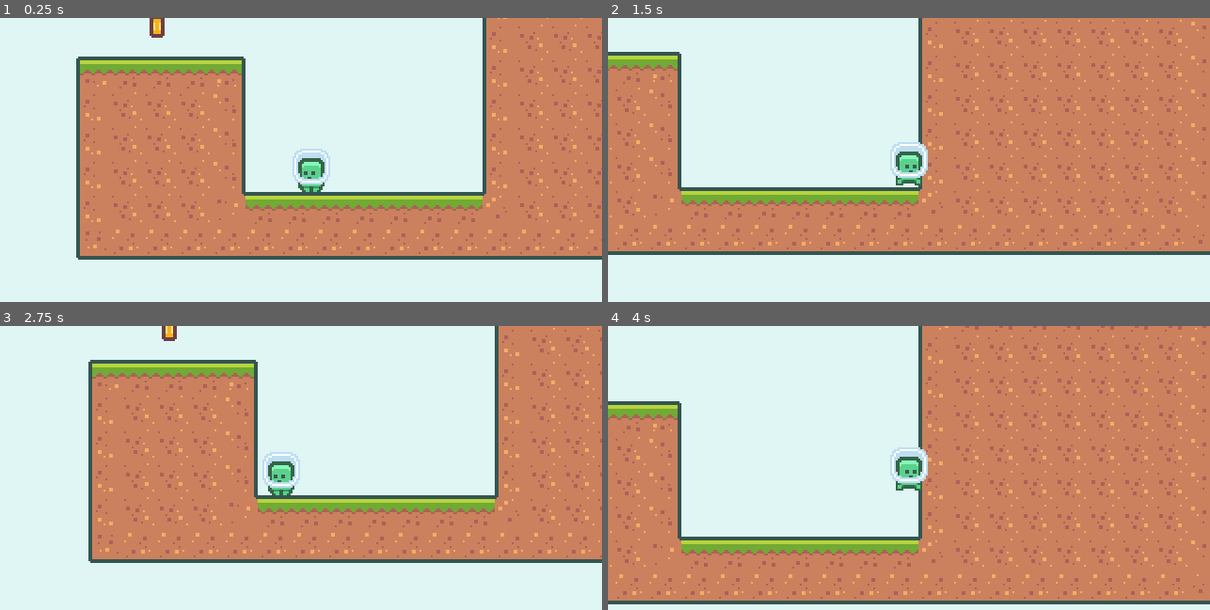
Above: before the commit, frames 1-4 (two rows, left to right).
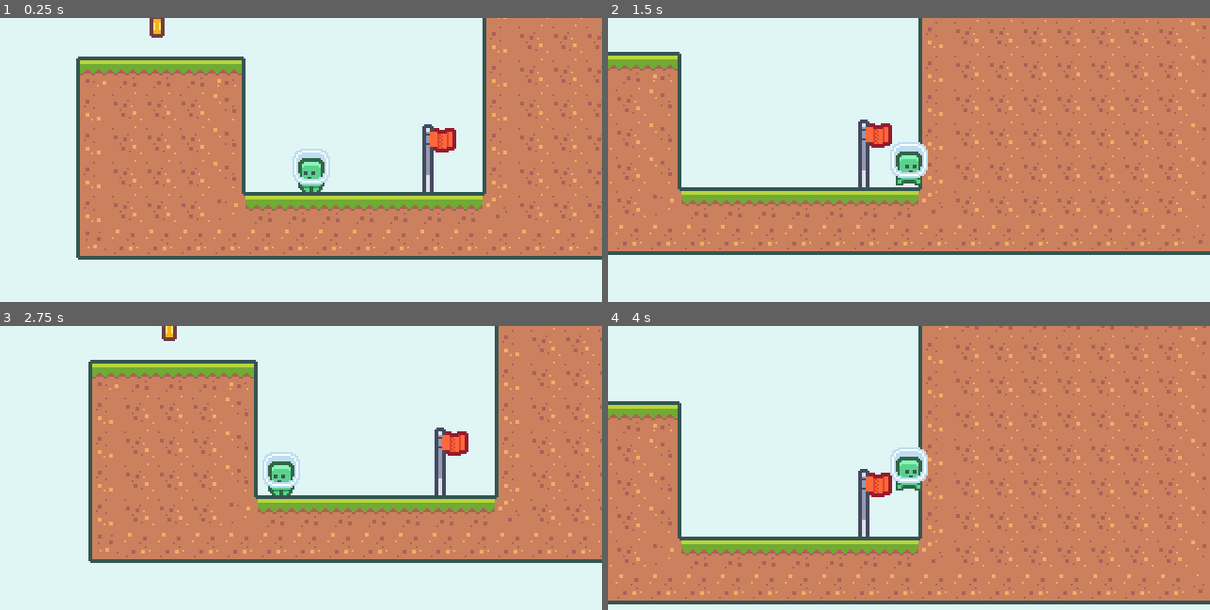
Above: after the commit, the same moments.

Repository: rprav-n/2D-Platformer
Game: Godot game, scene res://scenes/main/main.tscn
Two runs of this game, one before a commit and one after it. Both use one fixed random seed, a clock stepped at 60 frames per second and the inputs below.
Inputs:
- Up to frame 1 (0.25 s): no input
- Up to frame 2 (1.5 s): hold Right (move_right) from 0.53 s (still down); tap Shift (dash) at 0.6, 1.35 s; tap Space (jump) at 0.77 s
- Up to frame 3 (2.75 s): tap Space (jump) at 1.52 s; release Right (move_right) at 2.03 s; hold A (move_left) from 2.03 s (still down); tap Shift (dash) at 2.1 s
- Up to frame 4 (4 s): release A (move_left) at 2.78 s; hold Right (move_right) from 2.78 s (still down); tap Shift (dash) at 2.85, 3.6 s; tap Space (jump) at 3.02, 3.77 s

The runs differ from the first frame. In frame 1, 0.7% of the frame differs, in the area x 70-76%, y 37-62%; in frame 2, 0.7%; in frame 3, 0.7%; in frame 4, 0.7%.

Commit message:
Added flag with custom signal "player won"

Diff:
--- a/project.godot
+++ b/project.godot
@@ -56,7 +56,7 @@
 
 2d_physics/layer_1="Terrain"
 2d_physics/layer_2="Player"
-2d_physics/layer_3="Coin"
+2d_physics/layer_3="Pickup"
 2d_physics/layer_4="Hazard"
 2d_physics/layer_5="Enemy"
 2d_physics/layer_6="EnemyGoal"
--- a/scenes/base_level/base_level.tscn
+++ b/scenes/base_level/base_level.tscn
@@ -1,9 +1,10 @@
-[gd_scene load_steps=5 format=3 uid="uid://d5ajpv3xy844"]
+[gd_scene load_steps=6 format=3 uid="uid://d5ajpv3xy844"]
 
 [ext_resource type="PackedScene" uid="uid://iykphy31hsq4" path="res://scenes/camera/game_camera.tscn" id="1_1is6j"]
 [ext_resource type="Script" path="res://scenes/base_level/base_level.gd" id="1_8x3dt"]
 [ext_resource type="PackedScene" uid="uid://7k5ijkik1s61" path="res://scenes/tile_map/tile_map.tscn" id="2_v5qoc"]
 [ext_resource type="PackedScene" uid="uid://bstpklwoknbgg" path="res://scenes/player/player.tscn" id="2_vdke6"]
+[ext_resource type="PackedScene" uid="uid://dv55do2clt8ns" path="res://scenes/flag/flag.tscn" id="4_mmkj8"]
 
 [node name="BaseLevel" type="Node"]
 script = ExtResource("1_8x3dt")
@@ -13,6 +14,8 @@
 [node name="TileMap" parent="." instance=ExtResource("2_v5qoc")]
 layer_0/tile_data = PackedInt32Array()
 
+[node name="Flag" parent="." instance=ExtResource("4_mmkj8")]
+
 [node name="Enemies" type="Node2D" parent="."]
 
 [node name="Collectibles" type="Node2D" parent="."]
--- /dev/null
+++ b/scenes/flag/flag.gd
@@ -0,0 +1,8 @@
+class_name Flag
+
+extends Node2D
+
+signal player_won
+
+func _on_area_2d_area_entered(_area: Area2D):
+	player_won.emit()
--- /dev/null
+++ b/scenes/flag/flag.tscn
@@ -0,0 +1,49 @@
+[gd_scene load_steps=7 format=3 uid="uid://dv55do2clt8ns"]
+
+[ext_resource type="Script" path="res://scenes/flag/flag.gd" id="1_1k57a"]
+[ext_resource type="Texture2D" uid="uid://c3lnl7b6n5tka" path="res://assets/flag/tile_0131.png" id="1_25v4k"]
+[ext_resource type="Texture2D" uid="uid://o81ksfk8prkv" path="res://assets/flag/tile_0111.png" id="2_qmvy8"]
+[ext_resource type="Texture2D" uid="uid://urc73ekialj6" path="res://assets/flag/tile_0112.png" id="3_uskpy"]
+
+[sub_resource type="RectangleShape2D" id="RectangleShape2D_yntdl"]
+size = Vector2(20, 36)
+
+[sub_resource type="SpriteFrames" id="SpriteFrames_501yg"]
+animations = [{
+"frames": [{
+"duration": 1.0,
+"texture": ExtResource("2_qmvy8")
+}, {
+"duration": 1.0,
+"texture": ExtResource("3_uskpy")
+}],
+"loop": true,
+"name": &"default",
+"speed": 8.0
+}]
+
+[node name="Flag" type="Node2D"]
+script = ExtResource("1_1k57a")
+
+[node name="Area2D" type="Area2D" parent="."]
+position = Vector2(3, -18)
+collision_layer = 0
+collision_mask = 4
+
+[node name="CollisionShape2D" type="CollisionShape2D" parent="Area2D"]
+shape = SubResource("RectangleShape2D_yntdl")
+
+[node name="Sprite2D" type="Sprite2D" parent="."]
+texture = ExtResource("1_25v4k")
+centered = false
+offset = Vector2(0, -18)
+
+[node name="AnimatedSprite2D" type="AnimatedSprite2D" parent="."]
+position = Vector2(0, -18)
+sprite_frames = SubResource("SpriteFrames_501yg")
+autoplay = "default"
+frame_progress = 0.40823
+centered = false
+offset = Vector2(0, -18)
+
+[connection signal="area_entered" from="Area2D" to="." method="_on_area_2d_area_entered"]
--- a/scenes/levels/level_001.tscn
+++ b/scenes/levels/level_001.tscn
@@ -10,6 +10,9 @@
 
 [node name="TileMap" parent="." index="1"]
 layer_0/tile_data = PackedInt32Array(196614, 65536, 11, 131078, 65536, 9, 196613, 65536, 11, 131077, 65536, 9, 196612,  …(5960 unchanged characters)…
+
+[node name="Flag" parent="." index="2"]
+position = Vector2(130, 36)
 
 [node name="Enemy" parent="Enemies" index="0" instance=ExtResource("2_8cx2j")]
 position = Vector2(709, -145)
@@ -133,5 +136,5 @@
 position = Vector2(774, -127)
 rotation = 1.57079
 
-[node name="Player" parent="." index="5"]
+[node name="Player" parent="." index="6"]
 position = Vector2(71, 36)
Binary file added: assets/flag/tile_0111.png
Not shown, added: assets/flag/tile_0111.png.import
Binary file added: assets/flag/tile_0112.png
Not shown, added: assets/flag/tile_0112.png.import
Binary file added: assets/flag/tile_0131.png
Not shown, added: assets/flag/tile_0131.png.import
